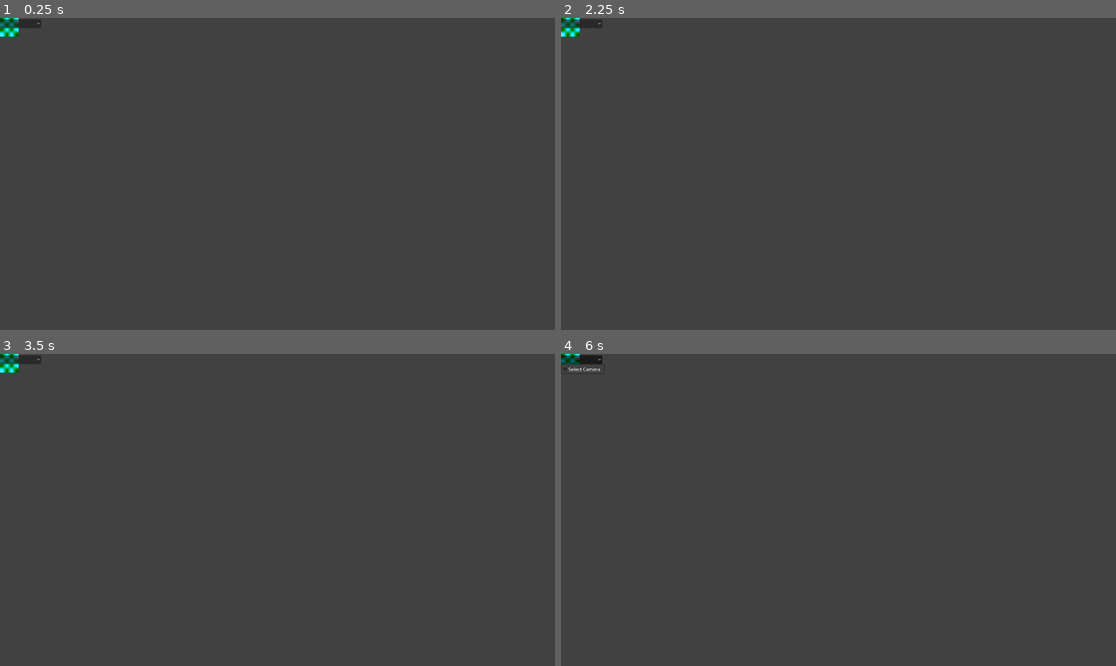
Above: before the commit, frames 1-4 (two rows, left to right).
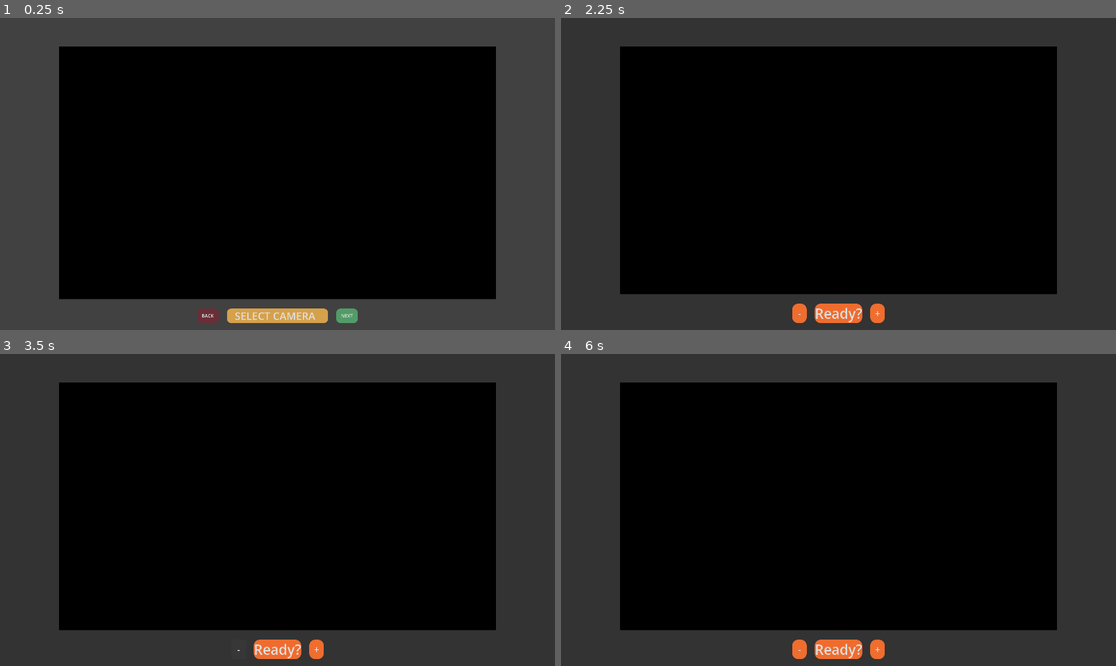
Above: after the commit, the same moments.

Repository: JOACCE/JOACCE-Beta
Game: Godot game, scene res://scenes/character_creation/camera_select/camera_select.tscn
Two runs of this game, one before a commit and one after it. Both use one fixed random seed, a clock stepped at 60 frames per second and the inputs below. The project has no main scene, so this scene is started directly.
Inputs (mouse positions are in pixels of both pictures, inside the frame that each line leads up to; where the layout moved, square brackets give the same spot in the first picture):
- Up to frame 1 (0.25 s): no input
- Up to frame 2 (2.25 s): click (838, 314) [583, 24] at 0.5 s; click (766, 314) at 1.25 s, where only the run after the commit has a clickable "BACK"; click (910, 314) at 2 s, where only the run after the commit has a clickable "NEXT"
- Up to frame 3 (3.5 s): click (238, 650) at 2.75 s, where only the run after the commit has a clickable "-"
- Up to frame 4 (6 s): click (877, 650) at 3.5 s, where only the run after the commit has a clickable "+"; click (838, 650) at 4.25 s, where only the run after the commit has a clickable "Ready?"; click (838, 650) at 5 s, where only the run after the commit has a clickable "Ready?"; click (583, 360) at 5.77 s

The runs differ from the first frame. In frame 1, 65% of the frame differs, in the area x 0-90%, y 0-98%; in frame 2, 64%; in frame 3, 63%; in frame 4, 64%.

Commit message:
Camera is selectable through resource

Diff:
--- /dev/null
+++ b/joacce/scenes/character_creation/CharacterCreationData.tres
@@ -0,0 +1,8 @@
+[gd_resource type="Resource" script_class="CharacterCreationData" format=3 uid="uid://cylqsbwqgl1pk"]
+
+[ext_resource type="Script" uid="uid://boms7fr154gxo" path="res://scenes/character_creation/character_creation_data.gd" id="1_ctoij"]
+
+[resource]
+script = ExtResource("1_ctoij")
+camera_name = "FaceTime HD Camera"
+metadata/_custom_type_script = "uid://boms7fr154gxo"
--- /dev/null
+++ b/joacce/scenes/character_creation/camera/camera.gd
@@ -0,0 +1,46 @@
+extends Control
+
+var camera : CameraFeed
+@onready var display : TextureRect = $Camera
+@onready var mat : Material = $Camera.material
+
+
+# Called when the node enters the scene tree for the first time.
+func _ready() -> void:
+	mat.set_shader_parameter("visibility", 0.0)
+
+
+##
+## Turn on/switch active camera input
+##
+## @param cam The camera to turn on/switch to
+##
+func turn_on_camera_feed(cam: CameraFeed):
+	# Turn off existing camera if exists
+	if (camera):
+		camera.feed_is_active = false
+		mat.set_shader_parameter("visibility", 0.0)
+
+
+	# If no camera, do nothing
+	if (!cam):
+		return
+
+	# Set and turn on camera feed
+	camera = cam
+	camera.feed_is_active = true
+
+	print("Using Camera: ", camera.get_name())
+
+	var cam_tex_y = display.material.get_shader_parameter("camera_y")
+	var cam_tex_CbCr = display.material.get_shader_parameter("camera_CbCr")
+
+	cam_tex_y.camera_feed_id = camera.get_id()
+	cam_tex_CbCr.camera_feed_id = camera.get_id()
+
+	display.material.set_shader_parameter("camera_y", cam_tex_y)
+	display.material.set_shader_parameter("camera_CbCr", cam_tex_CbCr)
+
+	await RenderingServer.frame_post_draw
+
+	mat.set_shader_parameter("visibility", 1.0)
--- a/joacce/scenes/character_creation/camera_capture/camera.gdshader
+++ b/joacce/scenes/character_creation/camera/camera.gdshader
@@ -3,6 +3,8 @@
 
 uniform sampler2D camera_y;
 uniform sampler2D camera_CbCr;
+
+uniform float visibility : hint_range(0.0, 1.0) = 0.0;
 
 void fragment() {
 	vec2 flipped_uv = vec2(1.0 - UV.x, UV.y);
@@ -19,5 +21,5 @@
 						vec3(1.57481, -0.46813, 0.00000)) *
 				color.rgb;
 
-	COLOR = vec4(color, 1.0);
+	COLOR = vec4(color * visibility, 1.0);
 }
--- a/joacce/scenes/character_creation/camera/camera.tscn
+++ b/joacce/scenes/character_creation/camera/camera.tscn
@@ -1,6 +1,7 @@
 [gd_scene format=3 uid="uid://c0t8baf72a4tj"]
 
-[ext_resource type="Shader" uid="uid://bm38gx43qi467" path="res://scenes/character_creation/camera_capture/camera.gdshader" id="1_3thg3"]
+[ext_resource type="Script" uid="uid://bkripenbcr0lr" path="res://scenes/character_creation/camera/camera.gd" id="1_3f81m"]
+[ext_resource type="Shader" uid="uid://bm38gx43qi467" path="res://scenes/character_creation/camera/camera.gdshader" id="1_3thg3"]
 [ext_resource type="Texture2D" uid="uid://i5qjdsyxb7iy" path="res://assets/background.png" id="2_3f81m"]
 
 [sub_resource type="CameraTexture" id="CameraTexture_ep72f"]
@@ -12,11 +13,26 @@
 shader = ExtResource("1_3thg3")
 shader_parameter/camera_y = SubResource("CameraTexture_2wv7b")
 shader_parameter/camera_CbCr = SubResource("CameraTexture_ep72f")
+shader_parameter/visibility = 0.0
 
-[node name="Camera" type="TextureRect" unique_id=1170137919]
+[node name="Camera" type="Control" unique_id=1780501676]
+layout_mode = 3
+anchors_preset = 15
+anchor_right = 1.0
+anchor_bottom = 1.0
+grow_horizontal = 2
+grow_vertical = 2
+size_flags_horizontal = 3
+size_flags_vertical = 3
+script = ExtResource("1_3f81m")
 
 [node name="Camera" type="TextureRect" parent="." unique_id=892746685]
 texture_filter = 1
 material = SubResource("ShaderMaterial_oqhii")
-layout_mode = 0
+layout_mode = 1
+anchors_preset = 15
+anchor_right = 1.0
+anchor_bottom = 1.0
+grow_horizontal = 2
+grow_vertical = 2
 texture = ExtResource("2_3f81m")
--- a/joacce/scenes/character_creation/camera_capture/cameraInput.gd
+++ b/joacce/scenes/character_creation/camera_capture/cameraInput.gd
@@ -9,27 +9,34 @@
 const imageProcessing = preload("res://scenes/character_creation/imageProcessing.gd")
 
 # Camera
-var camera_name : String = "FaceTime HD Camera" # Hard-coding this for now
-var camera : CameraFeed
-@onready var display : TextureRect = $UI/CameraContainer/Camera
+var camera_name : String
+@onready var camera : Control = $UI/VBoxContainer/HBoxContainer/CameraContainer/Camera
 
 # Buttons
-@onready var button_container : HBoxContainer = $UI/ButtonContainer
-@onready var ready_button : Button = $UI/ButtonContainer/ReadyButton
-@onready var plus_button : Button = $UI/ButtonContainer/PlusButton
-@onready var minus_button : Button = $UI/ButtonContainer/MinusButton
+@onready var button_container : HBoxContainer = $UI/VBoxContainer/CenterContainer/ButtonContainer
+@onready var ready_button : Button = $UI/VBoxContainer/CenterContainer/ButtonContainer/ReadyButton
+@onready var plus_button : Button = $UI/VBoxContainer/CenterContainer/ButtonContainer/PlusButton
+@onready var minus_button : Button = $UI/VBoxContainer/CenterContainer/ButtonContainer/MinusButton
 
 # Directories
-const CHARACTER_DIR : String = "res://assets/characters/"
-const STENCIL_DIR : String = "res://assets/stencils/"
+var CHARACTER_DIR : String
+var STENCIL_DIR : String
+
+# Resource
+var camera_res = preload("res://scenes/character_creation/CharacterCreationData.tres")
 
 func _ready() -> void:
+	# Setup resources
+	camera_name = camera_res.camera_name
+	CHARACTER_DIR = camera_res.CHARACTER_DIR
+	STENCIL_DIR = camera_res.STENCIL_DIR
+
 	# Allow CameraServer to monitor feeds
 	CameraServer.monitoring_feeds = true
 
-	var cam: CameraFeed = null
+	# Get currently connected camera feeds
+	var cam = null
 
-	# Get currently connected camera feeds
 	# Will need player to choose from these options
 	for feed in CameraServer.feeds():
 		var feed_name : String = feed.get_name()
@@ -38,37 +45,7 @@
 		if (cam == null and feed_name == camera_name):
 			cam = feed
 
-	_turn_on_camera_feed(cam)
-
-
-##
-## Turn on/switch active camera input
-##
-## @param cam The camera to turn on/switch to
-##
-func _turn_on_camera_feed(cam: CameraFeed):
-	# Turn off existing camera if exists
-	if (camera):
-		camera.feed_is_active = false
-
-	# If no camera, do nothing
-	if (!cam):
-		return
-
-	# Set and turn on camera feed
-	camera = cam
-	camera.feed_is_active = true
-
-	print("Using Camera: ", camera.get_name())
-
-	var cam_tex_y = display.material.get_shader_parameter("camera_y")
-	var cam_tex_CbCr = display.material.get_shader_parameter("camera_CbCr")
-
-	cam_tex_y.camera_feed_id = camera.get_id()
-	cam_tex_CbCr.camera_feed_id = camera.get_id()
-
-	display.material.set_shader_parameter("camera_y", cam_tex_y)
-	display.material.set_shader_parameter("camera_CbCr", cam_tex_CbCr)
+	camera.turn_on_camera_feed(cam)
 
 
 ##
--- a/joacce/scenes/character_creation/camera_capture/cameraInput.tscn
+++ b/joacce/scenes/character_creation/camera_capture/cameraInput.tscn
@@ -1,8 +1,9 @@
 [gd_scene format=3 uid="uid://d4l4oiqpgnw84"]
 
 [ext_resource type="Script" uid="uid://bof2voiae41lt" path="res://scenes/character_creation/camera_capture/cameraInput.gd" id="1_hm0su"]
+[ext_resource type="Texture2D" uid="uid://i5qjdsyxb7iy" path="res://assets/background.png" id="2_dstxt"]
 [ext_resource type="PackedScene" uid="uid://c0t8baf72a4tj" path="res://scenes/character_creation/camera/camera.tscn" id="2_rse71"]
-[ext_resource type="Texture2D" uid="uid://bxjnuvayyd2be" path="res://assets/stencils/tmp_stencil.png" id="4_s80x4"]
+[ext_resource type="Texture2D" uid="uid://jut5kbg8lvh6" path="res://assets/stencils/idle.png" id="3_0d30j"]
 
 [sub_resource type="StyleBoxFlat" id="StyleBoxFlat_ydmlu"]
 bg_color = Color(0.9372549, 0.42745098, 0.18431373, 1)
@@ -30,54 +31,95 @@
 
 [node name="UI" type="CanvasLayer" parent="." unique_id=324943156]
 
-[node name="CameraContainer" type="PanelContainer" parent="UI" unique_id=1245619035]
+[node name="TextureRect" type="TextureRect" parent="UI" unique_id=449498999]
+modulate = Color(1, 1, 1, 0.32941177)
+anchors_preset = 15
+anchor_right = 1.0
+anchor_bottom = 1.0
+grow_horizontal = 2
+grow_vertical = 2
+texture = ExtResource("2_dstxt")
+
+[node name="VBoxContainer" type="VBoxContainer" parent="UI" unique_id=1622432048]
 anchors_preset = 15
 anchor_right = 1.0
 anchor_bottom = 1.0
 grow_horizontal = 2
 grow_vertical = 2
 
-[node name="Camera" parent="UI/CameraContainer" unique_id=384450534 instance=ExtResource("2_rse71")]
+[node name="Margin1" type="Control" parent="UI/VBoxContainer" unique_id=2104481624]
+custom_minimum_size = Vector2(0, 95)
 layout_mode = 2
 
-[node name="Stencil" type="TextureRect" parent="UI/CameraContainer" unique_id=814568141]
+[node name="HBoxContainer" type="HBoxContainer" parent="UI/VBoxContainer" unique_id=1123167846]
 layout_mode = 2
-texture = ExtResource("4_s80x4")
+size_flags_vertical = 3
+
+[node name="Margin1" type="Control" parent="UI/VBoxContainer/HBoxContainer" unique_id=1447198004]
+custom_minimum_size = Vector2(200, 0)
+layout_mode = 2
+
+[node name="CameraContainer" type="PanelContainer" parent="UI/VBoxContainer/HBoxContainer" unique_id=1245619035]
+layout_mode = 2
+size_flags_horizontal = 3
+size_flags_vertical = 3
+
+[node name="Camera" parent="UI/VBoxContainer/HBoxContainer/CameraContainer" unique_id=384450534 instance=ExtResource("2_rse71")]
+layout_mode = 2
+
+[node name="Stencil" type="TextureRect" parent="UI/VBoxContainer/HBoxContainer/CameraContainer" unique_id=814568141]
+visible = false
+layout_mode = 2
+texture = ExtResource("3_0d30j")
 expand_mode = 2
 
-[node name="ButtonContainer" type="HBoxContainer" parent="UI" unique_id=337111256]
-anchors_preset = 7
-anchor_left = 0.5
-anchor_top = 1.0
-anchor_right = 0.5
-anchor_bottom = 1.0
-offset_left = -136.0
-offset_top = -85.0
-offset_right = 136.0
-offset_bottom = -6.0
-grow_horizontal = 2
-grow_vertical = 0
+[node name="Margin2" type="Control" parent="UI/VBoxContainer/HBoxContainer" unique_id=709002342]
+custom_minimum_size = Vector2(200, 0)
+layout_mode = 2
 
-[node name="MinusButton" type="Button" parent="UI/ButtonContainer" unique_id=526595938]
-custom_minimum_size = Vector2(50, 0)
+[node name="Margin2" type="Control" parent="UI/VBoxContainer" unique_id=226466553]
+custom_minimum_size = Vector2(0, 25)
+layout_mode = 2
+
+[node name="CenterContainer" type="CenterContainer" parent="UI/VBoxContainer" unique_id=1592818587]
+layout_mode = 2
+
+[node name="ButtonContainer" type="HBoxContainer" parent="UI/VBoxContainer/CenterContainer" unique_id=337111256]
+layout_mode = 2
+
+[node name="MinusButton" type="Button" parent="UI/VBoxContainer/CenterContainer/ButtonContainer" unique_id=526595938]
+custom_minimum_size = Vector2(50, 50)
 layout_mode = 2
 theme_override_font_sizes/font_size = 32
 theme_override_styles/normal = SubResource("StyleBoxFlat_ydmlu")
 text = "-"
 
-[node name="ReadyButton" type="Button" parent="UI/ButtonContainer" unique_id=811301188]
+[node name="Margin1" type="Control" parent="UI/VBoxContainer/CenterContainer/ButtonContainer" unique_id=860026062]
+custom_minimum_size = Vector2(20, 0)
+layout_mode = 2
+
+[node name="ReadyButton" type="Button" parent="UI/VBoxContainer/CenterContainer/ButtonContainer" unique_id=811301188]
+custom_minimum_size = Vector2(0, 50)
 layout_mode = 2
 theme_override_font_sizes/font_size = 48
 theme_override_styles/normal = SubResource("StyleBoxFlat_s80x4")
 text = "Ready?"
 
-[node name="PlusButton" type="Button" parent="UI/ButtonContainer" unique_id=1188765259]
-custom_minimum_size = Vector2(50, 0)
+[node name="Margin2" type="Control" parent="UI/VBoxContainer/CenterContainer/ButtonContainer" unique_id=1767719984]
+custom_minimum_size = Vector2(20, 0)
+layout_mode = 2
+
+[node name="PlusButton" type="Button" parent="UI/VBoxContainer/CenterContainer/ButtonContainer" unique_id=1188765259]
+custom_minimum_size = Vector2(50, 50)
 layout_mode = 2
 theme_override_font_sizes/font_size = 32
 theme_override_styles/normal = SubResource("StyleBoxFlat_lek0h")
 text = "+"
 
-[connection signal="pressed" from="UI/ButtonContainer/MinusButton" to="." method="_on_minus_pressed"]
-[connection signal="pressed" from="UI/ButtonContainer/ReadyButton" to="." method="_on_ready_pressed"]
-[connection signal="pressed" from="UI/ButtonContainer/PlusButton" to="." method="_on_plus_pressed"]
+[node name="Margin3" type="Control" parent="UI/VBoxContainer" unique_id=1738036715]
+custom_minimum_size = Vector2(0, 20)
+layout_mode = 2
+
+[connection signal="pressed" from="UI/VBoxContainer/CenterContainer/ButtonContainer/MinusButton" to="." method="_on_minus_pressed"]
+[connection signal="pressed" from="UI/VBoxContainer/CenterContainer/ButtonContainer/ReadyButton" to="." method="_on_ready_pressed"]
+[connection signal="pressed" from="UI/VBoxContainer/CenterContainer/ButtonContainer/PlusButton" to="." method="_on_plus_pressed"]
--- /dev/null
+++ b/joacce/scenes/character_creation/camera_select/camera_select.gd
@@ -0,0 +1,44 @@
+extends Node2D
+
+@onready var camera_options : OptionButton = $UI/VBoxContainer/CenterContainer/ButtonContainer/CameraDropdown
+@onready var camera : Control = $UI/VBoxContainer/HBoxContainer/CameraContainer/Camera
+var feed_options : Array[CameraFeed]
+
+# Resource
+var camera_res : CharacterCreationData = preload("res://scenes/character_creation/CharacterCreationData.tres")
+
+# Called when the node enters the scene tree for the first time.
+func _ready() -> void:
+	CameraServer.monitoring_feeds = true
+
+	feed_options = CameraServer.feeds()
+
+	for cam in feed_options:
+		camera_options.add_item(cam.get_name())
+
+
+# Called every frame. 'delta' is the elapsed time since the previous frame.
+func _process(delta: float) -> void:
+	pass
+
+func _on_camera_dropdown_item_selected(index: int) -> void:
+	if (index > 0):
+		camera.turn_on_camera_feed(feed_options[index-1])
+		camera_res.camera_name = feed_options[index-1].get_name()
+
+
+##
+## On back button, switch to previous scene (Menu?)
+##
+func _on_back_button_pressed() -> void:
+	pass # Replace with function body.
+
+##
+## On next button, move to character creation scene
+##
+func _on_next_button_pressed() -> void:
+	# Save resource
+	ResourceSaver.save(camera_res, "res://scenes/character_creation/CharacterCreationData.tres")
+
+	# Change scene
+	get_tree().change_scene_to_file("res://scenes/character_creation/camera_capture/cameraInput.tscn")
--- a/joacce/scenes/character_creation/camera_select/camera_select.tscn
+++ b/joacce/scenes/character_creation/camera_select/camera_select.tscn
@@ -1,9 +1,42 @@
 [gd_scene format=3 uid="uid://jtuygkdyyogi"]
 
+[ext_resource type="Script" uid="uid://c4get2wcunqf1" path="res://scenes/character_creation/camera_select/camera_select.gd" id="1_u0q77"]
 [ext_resource type="Texture2D" uid="uid://i5qjdsyxb7iy" path="res://assets/background.png" id="1_wpbxj"]
 [ext_resource type="PackedScene" uid="uid://c0t8baf72a4tj" path="res://scenes/character_creation/camera/camera.tscn" id="2_3waco"]
 
+[sub_resource type="StyleBoxFlat" id="StyleBoxFlat_u0q77"]
+bg_color = Color(0.4117647, 0.18039216, 0.21960784, 1)
+corner_radius_top_left = 15
+corner_radius_top_right = 15
+corner_radius_bottom_right = 15
+corner_radius_bottom_left = 15
+
+[sub_resource type="Theme" id="Theme_u0q77"]
+default_font_size = 36
+
+[sub_resource type="StyleBoxFlat" id="StyleBoxFlat_rum6p"]
+bg_color = Color(0.8392157, 0.6313726, 0.29411766, 1)
+corner_radius_top_left = 15
+corner_radius_top_right = 15
+corner_radius_bottom_right = 15
+corner_radius_bottom_left = 15
+
+[sub_resource type="StyleBoxFlat" id="StyleBoxFlat_8tfnd"]
+bg_color = Color(0.8392157, 0.6313726, 0.29411766, 0.78431374)
+corner_radius_top_left = 15
+corner_radius_top_right = 15
+corner_radius_bottom_right = 15
+corner_radius_bottom_left = 15
+
+[sub_resource type="StyleBoxFlat" id="StyleBoxFlat_homjw"]
+bg_color = Color(0.31764707, 0.6117647, 0.40392157, 1)
+corner_radius_top_left = 15
+corner_radius_top_right = 15
+corner_radius_bottom_right = 15
+corner_radius_bottom_left = 15
+
 [node name="CameraSelect" type="Node2D" unique_id=1706868323]
+script = ExtResource("1_u0q77")
 
 [node name="UI" type="CanvasLayer" parent="." unique_id=173375674]
 
@@ -23,17 +56,78 @@
 grow_horizontal = 2
 grow_vertical = 2
 
-[node name="PanelContainer" type="PanelContainer" parent="UI/VBoxContainer" unique_id=1721138079]
+[node name="Margin1" type="Control" parent="UI/VBoxContainer" unique_id=520700333]
+custom_minimum_size = Vector2(0, 95)
 layout_mode = 2
 
-[node name="Camera" parent="UI/VBoxContainer/PanelContainer" unique_id=1170137919 instance=ExtResource("2_3waco")]
+[node name="HBoxContainer" type="HBoxContainer" parent="UI/VBoxContainer" unique_id=1352765881]
+layout_mode = 2
+size_flags_vertical = 3
+
+[node name="Margin1" type="Control" parent="UI/VBoxContainer/HBoxContainer" unique_id=665856994]
+custom_minimum_size = Vector2(200, 0)
 layout_mode = 2
 
-[node name="ButtonContainer" type="HBoxContainer" parent="UI/VBoxContainer" unique_id=2136127819]
+[node name="CameraContainer" type="PanelContainer" parent="UI/VBoxContainer/HBoxContainer" unique_id=1721138079]
+layout_mode = 2
+size_flags_horizontal = 3
+size_flags_vertical = 3
+
+[node name="Camera" parent="UI/VBoxContainer/HBoxContainer/CameraContainer" unique_id=1170137919 instance=ExtResource("2_3waco")]
 layout_mode = 2
 
-[node name="CameraDropdown" type="OptionButton" parent="UI/VBoxContainer/ButtonContainer" unique_id=787117264]
+[node name="Margin2" type="Control" parent="UI/VBoxContainer/HBoxContainer" unique_id=1370675213]
+custom_minimum_size = Vector2(200, 0)
 layout_mode = 2
+
+[node name="Margin2" type="Control" parent="UI/VBoxContainer" unique_id=292274323]
+custom_minimum_size = Vector2(0, 25)
+layout_mode = 2
+
+[node name="CenterContainer" type="CenterContainer" parent="UI/VBoxContainer" unique_id=1231703701]
+layout_mode = 2
+
+[node name="ButtonContainer" type="HBoxContainer" parent="UI/VBoxContainer/CenterContainer" unique_id=2136127819]
+layout_mode = 2
+
+[node name="BackButton" type="Button" parent="UI/VBoxContainer/CenterContainer/ButtonContainer" unique_id=779530820]
+custom_minimum_size = Vector2(75, 0)
+layout_mode = 2
+theme_override_styles/normal = SubResource("StyleBoxFlat_u0q77")
+text = "BACK"
+
+[node name="Margin1" type="Control" parent="UI/VBoxContainer/CenterContainer/ButtonContainer" unique_id=27467387]
+custom_minimum_size = Vector2(20, 0)
+layout_mode = 2
+
+[node name="CameraDropdown" type="OptionButton" parent="UI/VBoxContainer/CenterContainer/ButtonContainer" unique_id=787117264]
+custom_minimum_size = Vector2(350, 50)
+layout_mode = 2
+theme = SubResource("Theme_u0q77")
+theme_override_styles/normal = SubResource("StyleBoxFlat_rum6p")
+theme_override_styles/hover = SubResource("StyleBoxFlat_8tfnd")
+alignment = 1
+autowrap_trim_flags = 0
+selected = 0
 item_count = 1
-popup/item_0/text = "Select Camera"
+popup/item_0/text = "SELECT CAMERA"
 popup/item_0/id = 0
+
+[node name="Margin2" type="Control" parent="UI/VBoxContainer/CenterContainer/ButtonContainer" unique_id=757804256]
+custom_minimum_size = Vector2(20, 0)
+layout_mode = 2
+size_flags_horizontal = 3
+
+[node name="NextButton" type="Button" parent="UI/VBoxContainer/CenterContainer/ButtonContainer" unique_id=1448792739]
+custom_minimum_size = Vector2(75, 0)
+layout_mode = 2
+theme_override_styles/normal = SubResource("StyleBoxFlat_homjw")
+text = "NEXT"
+
+[node name="Margin3" type="Control" parent="UI/VBoxContainer" unique_id=435863273]
+custom_minimum_size = Vector2(0, 20)
+layout_mode = 2
+
+[connection signal="pressed" from="UI/VBoxContainer/CenterContainer/ButtonContainer/BackButton" to="." method="_on_back_button_pressed"]
+[connection signal="item_selected" from="UI/VBoxContainer/CenterContainer/ButtonContainer/CameraDropdown" to="." method="_on_camera_dropdown_item_selected"]
+[connection signal="pressed" from="UI/VBoxContainer/CenterContainer/ButtonContainer/NextButton" to="." method="_on_next_button_pressed"]
--- /dev/null
+++ b/joacce/scenes/character_creation/character_creation_data.gd
@@ -0,0 +1,10 @@
+class_name CharacterCreationData
+extends Resource
+
+# Camera vars
+@export var camera_name : String = "Unknown"
+@export var zoom : float = 1.0;
+
+# Directories
+@export var CHARACTER_DIR : String = "res://assets/characters/"
+@export var STENCIL_DIR : String = "res://assets/stencils/"
Binary file changed: joacce/assets/characters/test.png
Binary file added: joacce/assets/stencils/charge.png
Not shown, added: joacce/assets/stencils/charge.png.import
Binary file added: joacce/assets/stencils/damage.png
Not shown, added: joacce/assets/stencils/damage.png.import
Binary file added: joacce/assets/stencils/figures/charge.png
Not shown, added: joacce/assets/stencils/figures/charge.png.import
Binary file added: joacce/assets/stencils/figures/damage.png
Not shown, added: joacce/assets/stencils/figures/damage.png.import
Binary file added: joacce/assets/stencils/figures/idle.png
Not shown, added: joacce/assets/stencils/figures/idle.png.import
Binary file added: joacce/assets/stencils/figures/kick.png
(and 37 more such lines)
